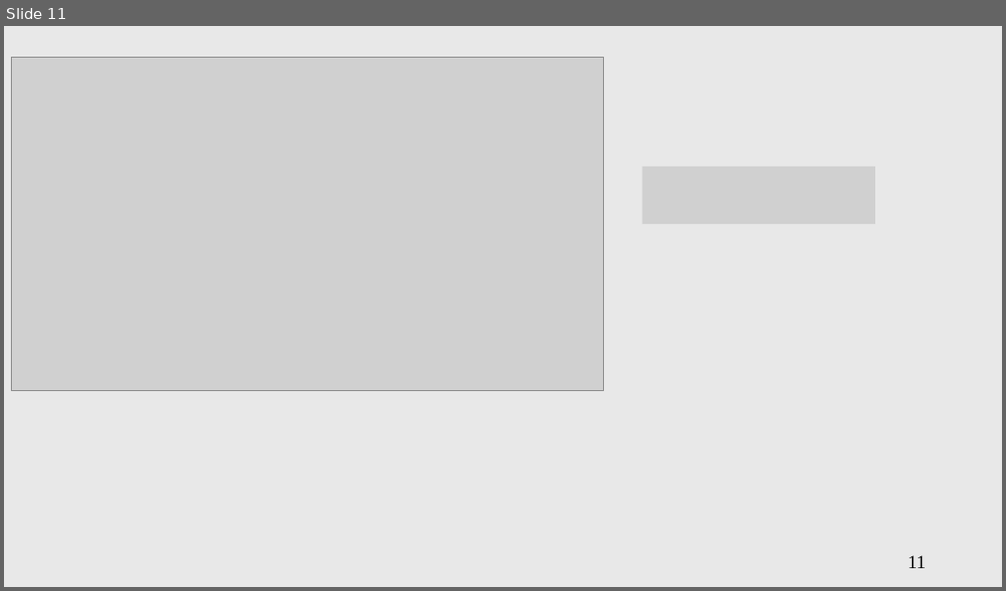
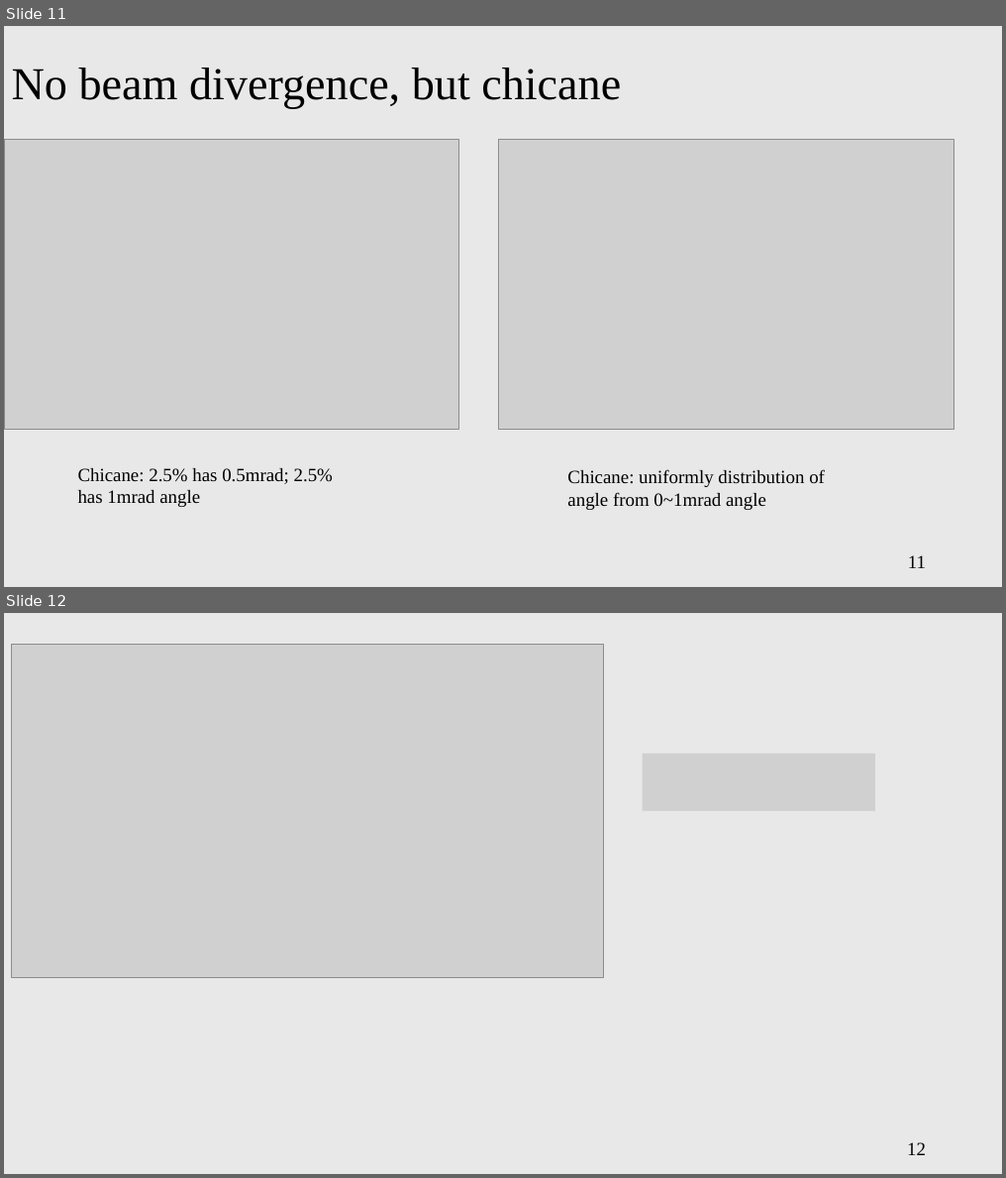
Before and after one commit to jchoi55/MINT, a slide deck: analytical_distribution/presentation/neutrino_muc.pptx. Shown one above the other, each under a label of ours: slide 11 before the commit, slides 11 and 12 after it. The pictures are 1006x591 and 1006x1178 pixels, drawn with LibreOffice and Linux fonts; fonts in the diff are those of the drawing; grey boxes stand for pictures. Boxes give left, top, right and bottom in pixels: in the first picture for what was removed or moved away, otherwise in the second. Text is boxed around its words. In the diff, an @@ line names an element or a change of style, - is before the commit and + after.

```diff
--- a/analytical_distribution/presentation/neutrino_muc.pptx
+++ b/analytical_distribution/presentation/neutrino_muc.pptx
@@ slide 11 added at bbox=[4, 26, 1002, 587], background #E8E8E8 @@
@@ title added at bbox=[12, 68, 621, 108], 44 pt, text #000000 @@
+No beam divergence, but chicane
@@ picture added at bbox=[4, 139, 459, 430] @@
@@ picture added at bbox=[499, 139, 954, 430] @@
@@ text added at bbox=[78, 469, 333, 507], 18 pt, text #000000 @@
+Chicane: 2.5% has 0.5mrad; 2.5% has 1mrad angle
@@ text added at bbox=[567, 470, 825, 510], 18 pt, text #000000 @@
+Chicane: uniformly distribution of angle from 0~1mrad angle
@@ page number added at bbox=[908, 556, 926, 569], 18 pt, text #000000 @@
+11
@@ what was slide 11 is now slide 12 @@
@@ page number at bbox=[907, 1143, 926, 1156]: text changed @@
-11
+12
```
Also in this commit, not shown: 1 other file.
